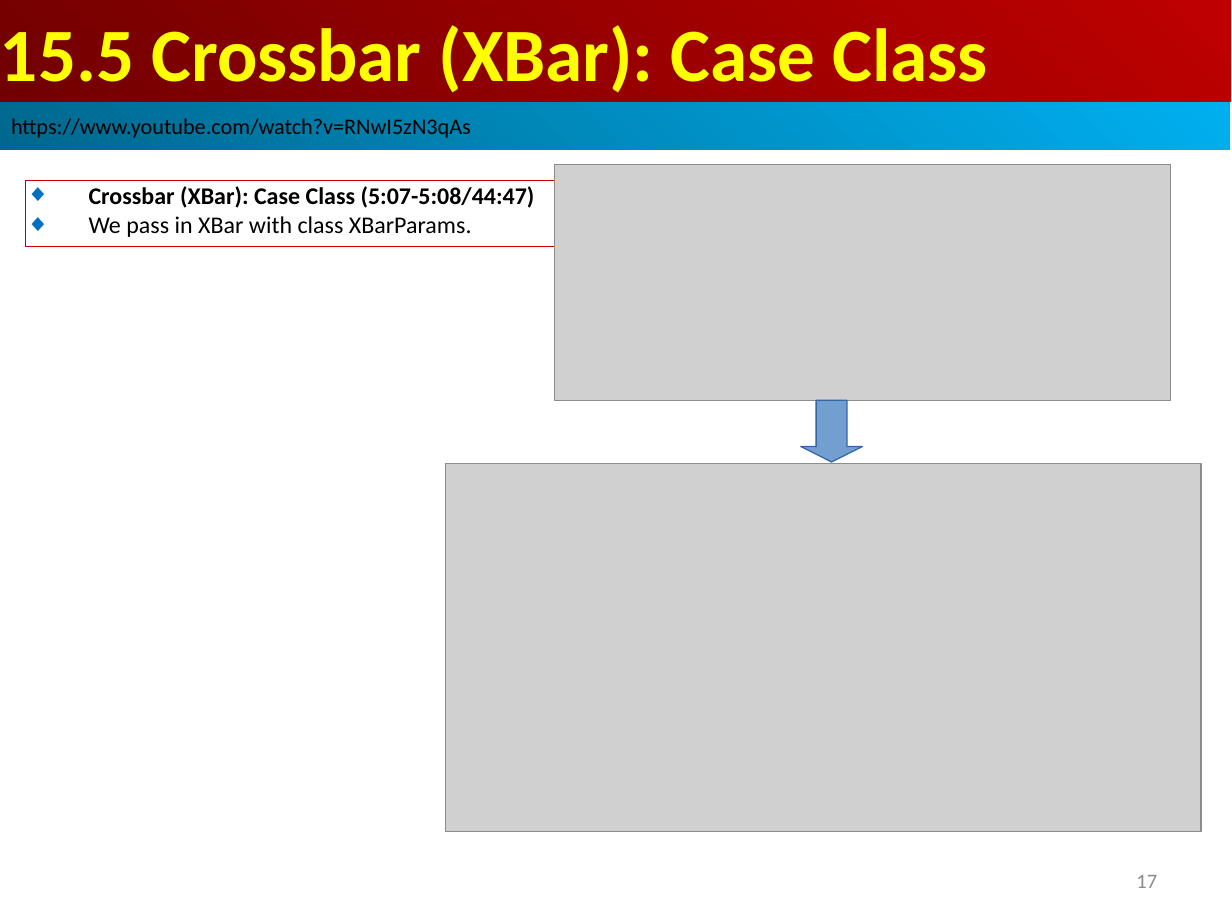
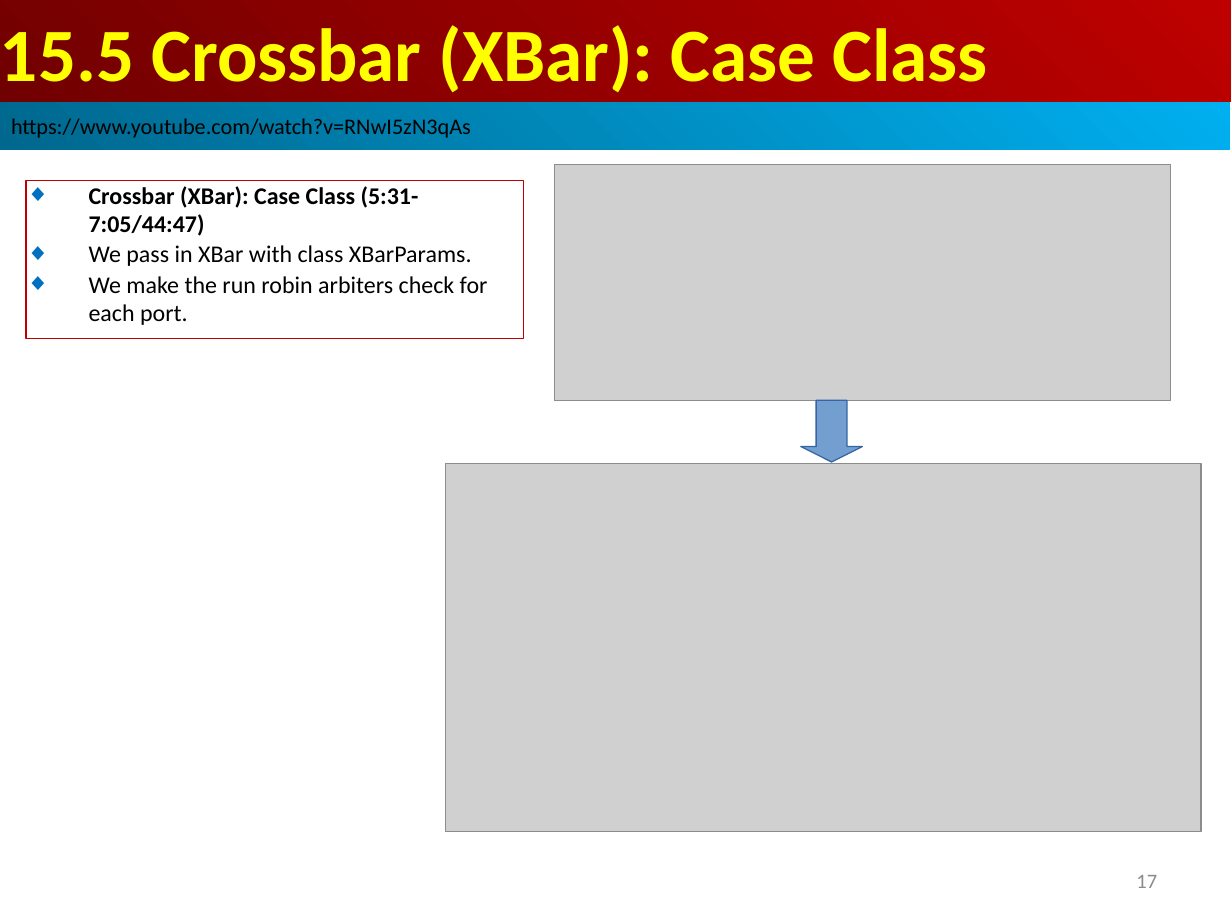
Before and after one commit to peterhchen/AIU_CS800_Chisel, a slide deck: slide 17 of 500_UCSC_HWD/015_Network/000_Video/015.Network.ppt. Drawn at 1232x924 pixels with LibreOffice and Linux fonts; fonts in the diff are those of the drawing; grey boxes stand for pictures. Boxes give left, top, right and bottom in pixels: in the first picture for what was removed or moved away, otherwise in the second. Text is boxed around its words. In the diff, an @@ line names an element or a change of style, - is before the commit and + after.

```diff
--- a/500_UCSC_HWD/015_Network/000_Video/015.Network.ppt
+++ b/500_UCSC_HWD/015_Network/000_Video/015.Network.ppt
@@ rectangle "Crossbar (XBar): Case Class (5:31-7:05/44:47)" resized from (x1=26, y1=180, x2=554, y2=246) to (x1=26, y1=180, x2=524, y2=339) @@
@@ text in rectangle at (x1=89, y1=186, x2=419, y2=236): text changed @@
-◆ Crossbar (XBar): Case Class (5:07-5:08/44:47)
+◆ Crossbar (XBar): Case Class (5:31-7:05/44:47)
@@ text in rectangle at (x1=89, y1=276, x2=488, y2=325): paragraph added @@
+◆ We make the run robin arbiters check for each port.
```
Also in this commit, not shown: 2 other slides changed, 14 slides added.
